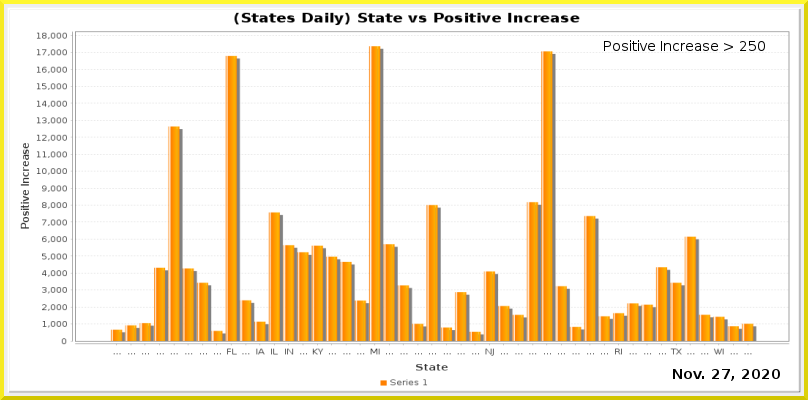
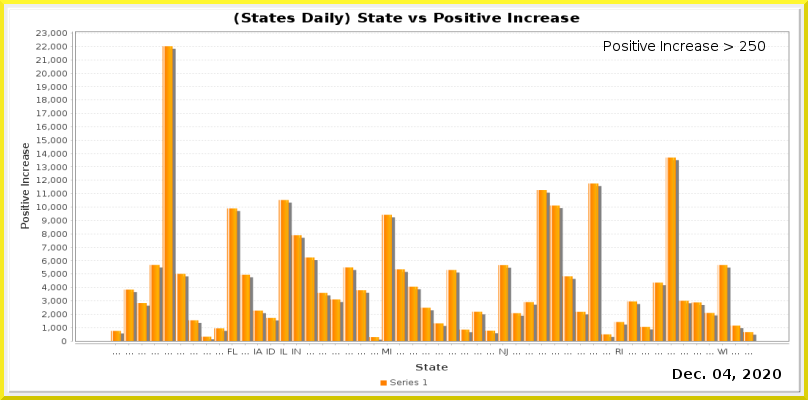
The second 808px x 400px image is a revision of the first. Changes to its layers:
painted on "Current Date" over [675, 369, 781, 381]
painted on "Date_vs_TestIncrease.png" over [36, 30, 789, 356]
